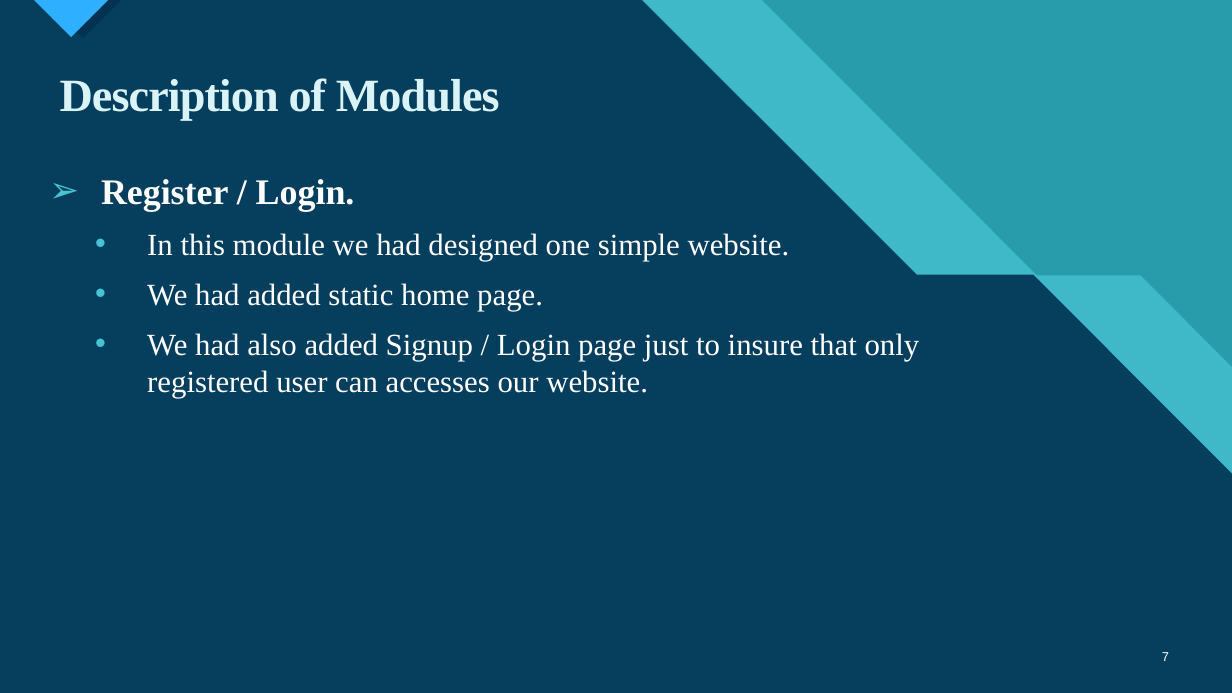
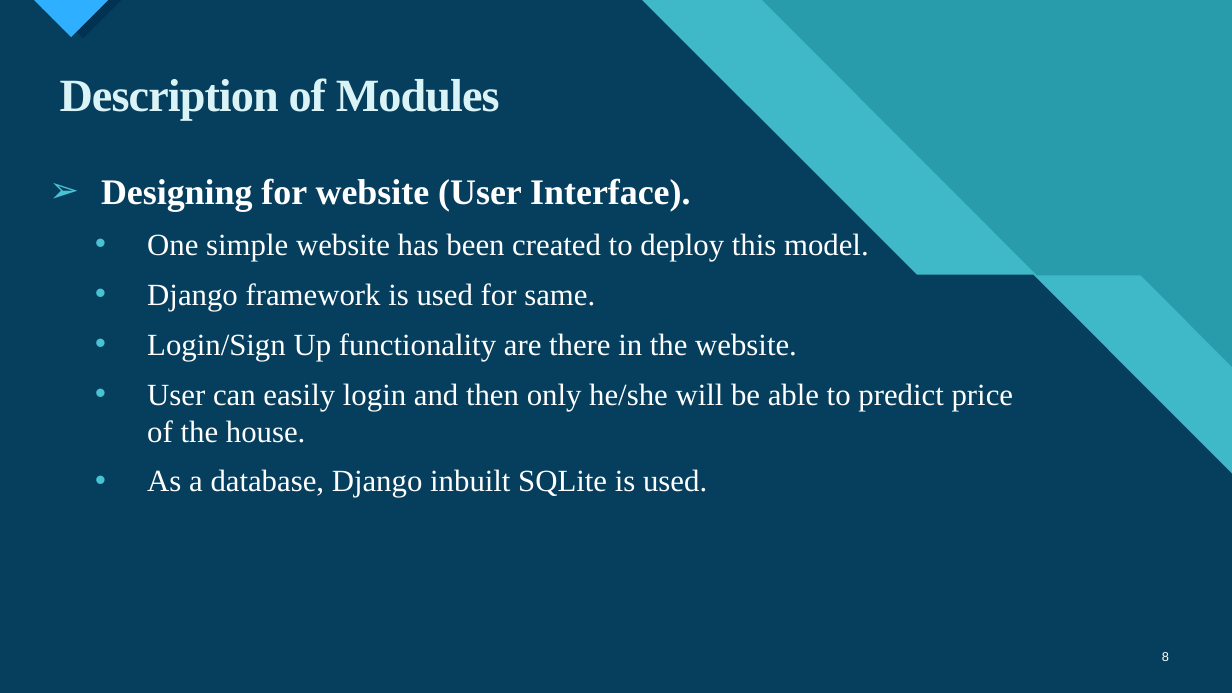
Before and after one commit to kalpgohil7/Group_no_13, a slide deck: slide 8 of House Price Prediction.pptx (slide 7 before the commit). Drawn at 1232x693 pixels with LibreOffice and Linux fonts; fonts in the diff are those of the drawing. Boxes give left, top, right and bottom in pixels: in the first picture for what was removed or moved away, otherwise in the second. Text is boxed around its words. In the diff, an @@ line names an element or a change of style, - is before the commit and + after.

```diff
--- a/House Price Prediction.pptx
+++ b/House Price Prediction.pptx
@@ text at (101, 178, 1014, 497): text changed @@
-  ➢ Register / Login.
-  • In this module we had designed one simple website.
-  • We had added static home page.
-  • We had also added Signup / Login page just to insure that only registered user can accesses our website.
+  ➢ Designing for website (User Interface).
+  • One simple website has been created to deploy this model.
+  • Django framework is used for same.
+  • Login/Sign Up functionality are there in the website.
+  • User can easily login and then only he/she will be able to predict price of the house.
+  • As a database, Django inbuilt SQLite is used.
@@ page number at (1162, 652, 1169, 661): text changed @@
-7
+8
```
Also in this commit, not shown: 4 other slides changed.
